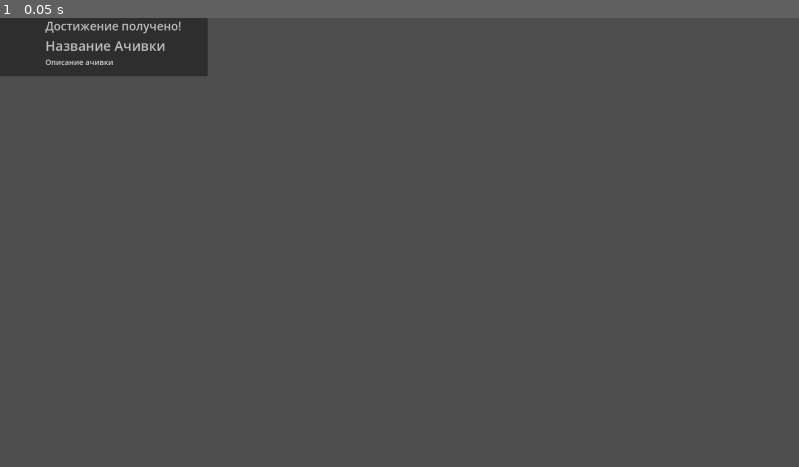
Above: before the commit, frame 1.
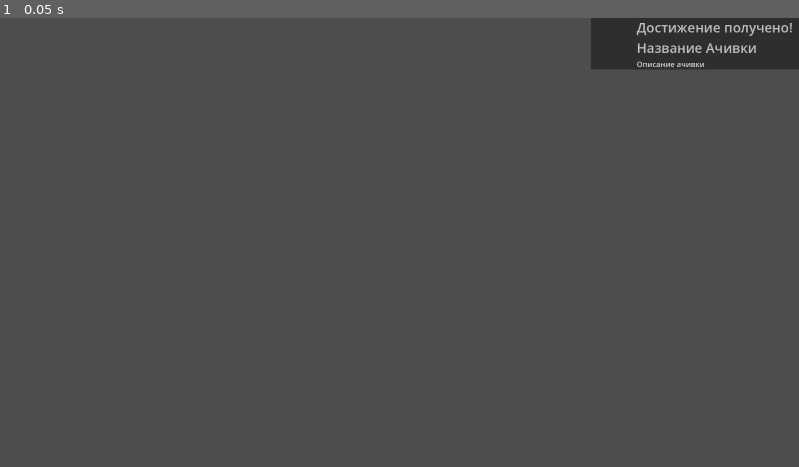
Above: after the commit, the same moment.

Repository: abletoburntheweb/RhythmFall
Game: Godot game, scene res://scenes/achievements/achievement_pop_up.tscn
Two runs of this game, one before a commit and one after it. Both use one fixed random seed, a clock stepped at 60 frames per second and the inputs below. This scene is started directly instead of the project's main scene.
Inputs:
- Up to frame 1 (0.05 s): no input

The runs differ from the first frame. In frame 1, 6.0% of the frame differs, in the area x 0-100%, y 0-13%.

Commit message:
update animation

Diff:
--- a/scenes/achievements/achievement_pop_up.tscn
+++ b/scenes/achievements/achievement_pop_up.tscn
@@ -1,12 +1,48 @@
-[gd_scene format=3 uid="uid://o1npypfkbsw1"]
+[gd_scene load_steps=4 format=3 uid="uid://o1npypfkbsw1"]
+
+[sub_resource type="Animation" id="Animation_jx0ni"]
+resource_name = "popup_show"
+length = 6.0
+tracks/0/type = "value"
+tracks/0/imported = false
+tracks/0/enabled = true
+tracks/0/path = NodePath(".:position:y")
+tracks/0/interp = 1
+tracks/0/loop_wrap = true
+tracks/0/keys = {
+"times": PackedFloat32Array(0, 0.6, 5.6),
+"transitions": PackedFloat32Array(1, 1, 1),
+"update": 1,
+"values": [1081.0, 956.0, 1081.0]
+}
+
+[sub_resource type="Animation" id="Animation_3ety8"]
+length = 0.001
+tracks/0/type = "value"
+tracks/0/imported = false
+tracks/0/enabled = true
+tracks/0/path = NodePath(".:position:y")
+tracks/0/interp = 1
+tracks/0/loop_wrap = true
+tracks/0/keys = {
+"times": PackedFloat32Array(0),
+"transitions": PackedFloat32Array(1),
+"update": 1,
+"values": [0.0]
+}
+
+[sub_resource type="AnimationLibrary" id="AnimationLibrary_sqpua"]
+_data = {
+&"RESET": SubResource("Animation_3ety8"),
+&"popup_show": SubResource("Animation_jx0ni")
+}
 
 [node name="AchievementPopUp" type="PanelContainer"]
 anchors_preset = 15
 anchor_right = 1.0
 anchor_bottom = 1.0
-offset_left = -1.0
-offset_right = -1421.0
-offset_bottom = -940.0
+offset_left = 1420.0
+offset_bottom = -956.0
 grow_horizontal = 2
 grow_vertical = 2
 
@@ -40,7 +76,7 @@
 custom_minimum_size = Vector2(0, 40)
 layout_mode = 2
 theme_override_colors/font_color = Color(0.74509805, 0.74509805, 0.74509805, 1)
-theme_override_font_sizes/font_size = 28
+theme_override_font_sizes/font_size = 32
 text = "Достижение получено!"
 
 [node name="AchievementTitleLabel" type="Label" parent="MarginContainer/ContentContainer/TopRowContainer/InfoVBox"]
@@ -55,3 +91,8 @@
 theme_override_colors/font_color = Color(0.827451, 0.827451, 0.827451, 1)
 theme_override_font_sizes/font_size = 18
 text = "Описание ачивки"
+
+[node name="AnimationPlayer" type="AnimationPlayer" parent="."]
+libraries = {
+&"": SubResource("AnimationLibrary_sqpua")
+}
